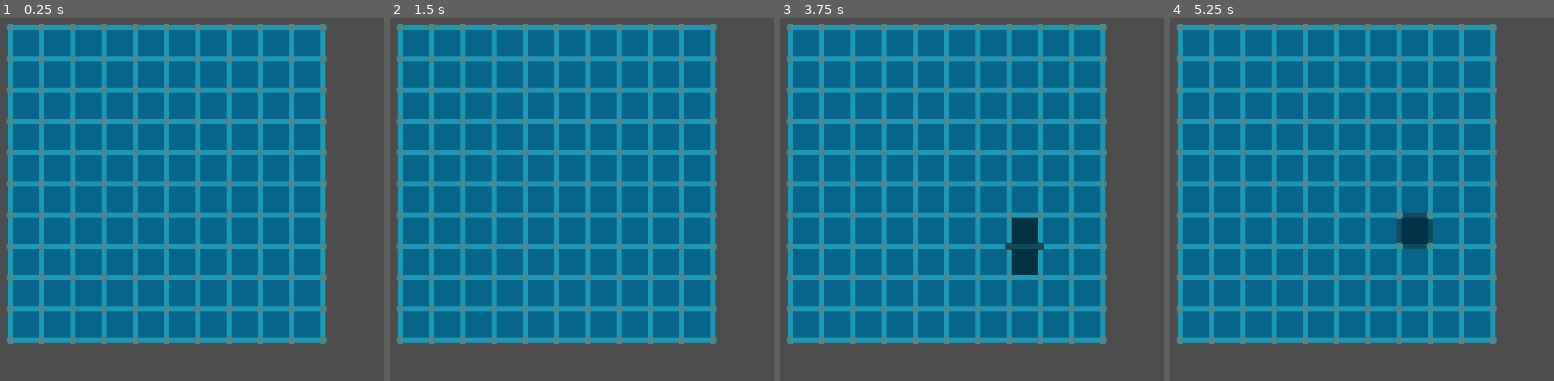
Above: before the commit, frames 1-4 (left to right).
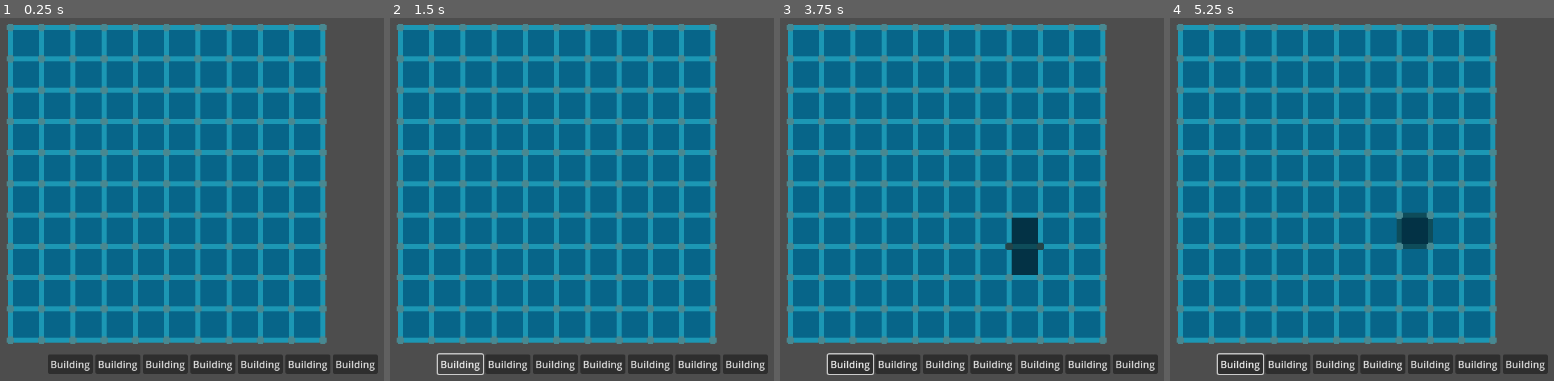
Above: after the commit, the same moments.

Repository: bjornarprytz/beneath-the-surface
Game: Godot game, scene res://main.tscn
Two runs of this game, one before a commit and one after it. Both use one fixed random seed, a clock stepped at 60 frames per second and the inputs below.
Inputs (mouse positions are in pixels of both pictures, inside the frame that each line leads up to):
- Up to frame 1 (0.25 s): no input
- Up to frame 2 (1.5 s): click (459, 362) at 0.5 s, where only the run after the commit has a clickable "Building"; click (459, 362) at 1.25 s, where only the run after the commit has a clickable "Building"
- Up to frame 3 (3.75 s): click (849, 362) at 2 s, where only the run after the commit has a clickable "Building"; tap Enter at 2.75 s; move the mouse to (outside the picture) at 2.77 s; click (outside the picture) at 2.92 s; tap Space at 3.5 s; drag from (979, 224) to (1102, 290) at 3.52 s
- Up to frame 4 (5.25 s): tap Enter at 4.25 s; move the mouse to (outside the picture) at 4.27 s; click (outside the picture) at 4.42 s; tap Space at 5 s; drag from (1492, 290) to (1292, 134) at 5.02 s

The runs differ from the first frame. In frame 1, 3.7% of the frame differs, in the area x 12-99%, y 92-99%; in frame 2, 3.4%; in frame 3, 3.9%, in the area x 11-99%, y 92-99%; in frame 4, 3.9%.

Commit message:
wip build action

Diff:
--- /dev/null
+++ b/src/autoload/actions.gd
@@ -0,0 +1,11 @@
+class_name ActionHandler
+extends Node2D
+
+var buildActionSpawner: PackedScene = preload ("res://systems/actions/build_action.tscn")
+
+func build(hardware: HardwareData, gameState: GameState):
+	var buildAction = buildActionSpawner.instance() as BuildAction
+	buildAction.init(hardware, gameState.map)
+	add_child(buildAction)
+
+	await buildAction.finished
--- /dev/null
+++ b/src/autoload/actions.tscn
@@ -0,0 +1,6 @@
+[gd_scene load_steps=2 format=3 uid="uid://b2yy4qai5csil"]
+
+[ext_resource type="Script" path="res://autoload/actions.gd" id="1_xlxt3"]
+
+[node name="Actions" type="Node2D"]
+script = ExtResource("1_xlxt3")
--- /dev/null
+++ b/src/main.gd
@@ -0,0 +1,4 @@
+class_name GameState
+extends Node2D
+
+@onready var map: Map = $Map
--- a/src/main.tscn
+++ b/src/main.tscn
@@ -1,8 +1,16 @@
-[gd_scene load_steps=2 format=3 uid="uid://dqg7rwwj8naqq"]
+[gd_scene load_steps=4 format=3 uid="uid://dqg7rwwj8naqq"]
 
 [ext_resource type="PackedScene" uid="uid://c2n412is84ugq" path="res://systems/map/map.tscn" id="1_j4qsy"]
+[ext_resource type="Script" path="res://main.gd" id="1_npln2"]
+[ext_resource type="PackedScene" uid="uid://ooqsoaduvaih" path="res://ui/player_hud.tscn" id="3_nnfqs"]
 
-[node name="Node2D" type="Node2D"]
+[node name="Main" type="Node2D"]
+script = ExtResource("1_npln2")
 
 [node name="Map" parent="." instance=ExtResource("1_j4qsy")]
 position = Vector2(79, 81)
+
+[node name="UI" type="CanvasLayer" parent="."]
+
+[node name="PlayerHUD" parent="UI" node_paths=PackedStringArray("gameState") instance=ExtResource("3_nnfqs")]
+gameState = NodePath("../..")
--- a/src/project.godot
+++ b/src/project.godot
@@ -19,6 +19,7 @@
 
 Events="*res://autoload/events.tscn"
 Create="*res://autoload/create.tscn"
+Action="*res://autoload/actions.tscn"
 
 [display]
 
--- /dev/null
+++ b/src/systems/actions/buildAction.gd
@@ -0,0 +1,22 @@
+class_name BuildAction
+extends Node2D
+
+signal finished()
+
+var _hardwareData: HardwareData
+var _map: Map
+
+func init(hardwareData: HardwareData, map: Map) -> void:
+	_hardwareData = hardwareData
+	_map = map
+
+## The build action is to place a piece of hardware on the map
+## If this is fencing, you get to drag a line along the edges
+## If this is a rack, you get to place it on a tile
+## If this is a switch, you get to place it on an intersection ??
+
+func _unhandled_input(event: InputEvent) -> void:
+	## Cancel with mouse 2
+	if event is InputEventMouseButton:
+		if event.button_index == MOUSE_BUTTON_RIGHT and event.pressed:
+			finished.emit()
--- /dev/null
+++ b/src/systems/actions/build_action.tscn
@@ -0,0 +1,6 @@
+[gd_scene load_steps=2 format=3 uid="uid://b31cwpig5j1qv"]
+
+[ext_resource type="Script" path="res://systems/actions/buildAction.gd" id="1_6iril"]
+
+[node name="BuildAction" type="Node2D"]
+script = ExtResource("1_6iril")
--- a/src/systems/map/cross.gd
+++ b/src/systems/map/cross.gd
@@ -1,5 +1,9 @@
 class_name Cross
 extends Node2D
+
+signal hovered(intersection: Cross)
+signal unhovered(intersection: Cross)
+signal clicked(intersection: Cross)
 
 @onready var background1: ColorRect = $Background1
 @onready var background2: ColorRect = $Background2
@@ -36,12 +40,18 @@
 
 func _on_background_mouse_entered() -> void:
 	modulate = Color(0.5, 0.5, 0.5, 1)
-
 	for e in edges:
 		e.modulate = Color(0.5, 0.5, 0.5, 1)
+	hovered.emit(self)
 
 func _on_background_mouse_exited() -> void:
 	modulate = Color(1, 1, 1, 1)
-
 	for e in edges:
 		e.modulate = Color(1, 1, 1, 1)
+	unhovered.emit(self)
+
+func _on_background_gui_input(event: InputEvent) -> void:
+	if event is InputEventMouseButton:
+		var mouseEvent = event as InputEventMouseButton
+		if mouseEvent.button_index == MOUSE_BUTTON_LEFT and mouseEvent.pressed:
+			clicked.emit(self)
--- a/src/systems/map/cross.tscn
+++ b/src/systems/map/cross.tscn
@@ -22,7 +22,9 @@
 pivot_offset = Vector2(20, 11)
 color = Color(0.282353, 0.533333, 0.568627, 1)
 
+[connection signal="gui_input" from="Background1" to="." method="_on_background_1_gui_input"]
 [connection signal="mouse_entered" from="Background1" to="." method="_on_background_mouse_entered"]
 [connection signal="mouse_exited" from="Background1" to="." method="_on_background_mouse_exited"]
+[connection signal="gui_input" from="Background2" to="." method="_on_background_gui_input"]
 [connection signal="mouse_entered" from="Background2" to="." method="_on_background_mouse_entered"]
 [connection signal="mouse_exited" from="Background2" to="." method="_on_background_mouse_exited"]
--- a/src/systems/map/edge.gd
+++ b/src/systems/map/edge.gd
@@ -1,5 +1,9 @@
 class_name Edge
 extends Node2D
+
+signal hovered(edge: Edge)
+signal unhovered(edge: Edge)
+signal clicked(edge: Edge)
 
 @onready var background: ColorRect = $Background
 
@@ -56,21 +60,19 @@
 
 func _on_background_mouse_entered() -> void:
 	background.modulate = Color(0.5, 0.5, 0.5, 1)
-
 	for t in _tiles:
 		t.modulate = Color(0.5, 0.5, 0.5, 1)
-
 	for i in _intersections:
 		i.modulate = Color(0.5, 0.5, 0.5, 1)
+	hovered.emit(self)
 
 func _on_background_mouse_exited() -> void:
 	background.modulate = Color(1, 1, 1, 1)
-
 	for t in _tiles:
 		t.modulate = Color(1, 1, 1, 1)
-
 	for i in _intersections:
 		i.modulate = Color(1, 1, 1, 1)
+	unhovered.emit(self)
 
 static func is_horizontal(coord1: Vector2i, coord2: Vector2i) -> bool:
 	if coord2 - coord1 == Vector2i.RIGHT:
@@ -80,3 +82,9 @@
 	else:
 		assert(false, "Weird edge direction %s" % (coord1 - coord2))
 		return false
+
+func _on_background_gui_input(event: InputEvent) -> void:
+	if event is InputEventMouseButton:
+		var mouseEvent = event as InputEventMouseButton
+		if mouseEvent.button_index == MOUSE_BUTTON_LEFT and mouseEvent.pressed:
+			clicked.emit(self)
--- a/src/systems/map/edge.tscn
+++ b/src/systems/map/edge.tscn
@@ -17,5 +17,6 @@
 pivot_offset = Vector2(0, 20)
 color = Color(0.109804, 0.592157, 0.705882, 1)
 
+[connection signal="gui_input" from="Background" to="." method="_on_background_gui_input"]
 [connection signal="mouse_entered" from="Background" to="." method="_on_background_mouse_entered"]
 [connection signal="mouse_exited" from="Background" to="." method="_on_background_mouse_exited"]
--- a/src/systems/map/map.gd
+++ b/src/systems/map/map.gd
@@ -1,5 +1,9 @@
 class_name Map
 extends Node2D
+
+signal tileHovered(tile: Tile)
+signal edgeHovered(edge: Edge)
+signal intersectionHovered(intersection: Cross)
 
 @onready var tiles = $Tiles
 @onready var edges = $Edges
@@ -25,6 +29,7 @@
 			tile.position = Vector2(x * tileSize, y * tileSize)
 			column.append(tile)
 			tiles.add_child(tile)
+			tile.hovered.connect(_tile_hovered)
 		_tilesLookup.append(column)
 
 	# Create edge columns
@@ -35,6 +40,7 @@
 			edge.position = Vector2(x * tileSize, y * tileSize)
 			column.append(edge)
 			edges.add_child(edge)
+			edge.hovered.connect(_edge_hovered)
 		_edgeColumnLookup.append(column)
 
 	# Create edge rows
@@ -45,6 +51,7 @@
 			edge.position = Vector2(x * tileSize, y * tileSize)
 			row.append(edge)
 			edges.add_child(edge)
+			edge.hovered.connect(_edge_hovered)
 		_edgeRowLookup.append(row)
 
 	# Create intersections (cross)
@@ -55,6 +62,7 @@
 			intersection.position = Vector2(x * tileSize, y * tileSize)
 			edges.add_child(intersection)
 			_intersectionLookup[x].append(intersection)
+			intersection.hovered.connect(_intersection_hovered)
 
 	# Connect edges and tiles
 	for column in _edgeColumnLookup:
@@ -104,3 +112,12 @@
 	if x < 0 or x >= _intersectionLookup.size() or y < 0 or y >= _intersectionLookup[x].size():
 		return null
 	return _intersectionLookup[x][y]
+
+func _tile_hovered(tile: Tile):
+	tileHovered.emit(tile)
+
+func _edge_hovered(edge: Edge):
+	edgeHovered.emit(edge)
+
+func _intersection_hovered(intersection: Cross):
+	intersectionHovered.emit(intersection)
--- a/src/systems/map/tile.gd
+++ b/src/systems/map/tile.gd
@@ -1,5 +1,9 @@
 class_name Tile
 extends Node2D
+
+signal hovered(tile: Tile)
+signal unhovered(tile: Tile)
+signal clicked(tile: Tile)
 
 @onready var background: ColorRect = $Background
 
@@ -47,12 +51,18 @@
 
 func _on_background_mouse_entered() -> void:
 	background.modulate = Color(0.5, 0.5, 0.5, 1)
-
 	for e in _edges:
 		e.modulate = Color(0.5, 0.5, 0.5, 1)
+	hovered.emit(self)
 
 func _on_background_mouse_exited() -> void:
 	background.modulate = Color(1, 1, 1, 1)
-
 	for e in _edges:
 		e.modulate = Color(1, 1, 1, 1)
+	unhovered.emit(self)
+
+func _on_background_gui_input(event: InputEvent) -> void:
+	if event is InputEventMouseButton:
+		var mouseEvent = event as InputEventMouseButton
+		if mouseEvent.button_index == MOUSE_BUTTON_LEFT and mouseEvent.pressed:
+			clicked.emit(self)
--- a/src/systems/map/tile.tscn
+++ b/src/systems/map/tile.tscn
@@ -10,5 +10,6 @@
 offset_bottom = 40.0
 color = Color(0.027451, 0.396078, 0.537255, 1)
 
+[connection signal="gui_input" from="Background" to="." method="_on_background_gui_input"]
 [connection signal="mouse_entered" from="Background" to="." method="_on_background_mouse_entered"]
 [connection signal="mouse_exited" from="Background" to="." method="_on_background_mouse_exited"]
--- /dev/null
+++ b/src/systems/player/player.gd
@@ -0,0 +1,12 @@
+class_name Player
+extends Resource
+
+## Options
+var secrets = 420 # Lives
+var resources: Resources = Resources.new()
+var buildableHardware: Array[HardwareData] = []
+var deployableSoftware: Array[SoftwareData] = []
+
+## In play
+var hardware: Array[Hardware] = []
+var software: Array[Software] = []
--- /dev/null
+++ b/src/ui/hardware_button.tscn
@@ -0,0 +1,13 @@
+[gd_scene format=3 uid="uid://dgslutv75cjw0"]
+
+[node name="HardwareButton" type="AspectRatioContainer"]
+anchors_preset = 15
+anchor_right = 1.0
+anchor_bottom = 1.0
+grow_horizontal = 2
+grow_vertical = 2
+size_flags_vertical = 3
+
+[node name="Button" type="Button" parent="."]
+layout_mode = 2
+text = "Building"
--- /dev/null
+++ b/src/ui/playerHud.gd
@@ -0,0 +1,9 @@
+extends Control
+
+@export var gameState: GameState
+
+@onready var buildingBar: HFlowContainer
+
+func _ready() -> void:
+	## TODO: Populate the UI
+	pass
--- /dev/null
+++ b/src/ui/player_hud.tscn
@@ -0,0 +1,37 @@
+[gd_scene load_steps=3 format=3 uid="uid://ooqsoaduvaih"]
+
+[ext_resource type="Script" path="res://ui/playerHud.gd" id="1_q88xo"]
+[ext_resource type="PackedScene" uid="uid://dgslutv75cjw0" path="res://ui/hardware_button.tscn" id="1_ylk2c"]
+
+[node name="PlayerHUD" type="Control"]
+layout_mode = 3
+anchors_preset = 0
+script = ExtResource("1_q88xo")
+
+[node name="Buildings" type="HFlowContainer" parent="."]
+layout_mode = 0
+offset_left = 139.0
+offset_top = 604.0
+offset_right = 751.0
+offset_bottom = 687.0
+
+[node name="HardwareButton" parent="Buildings" instance=ExtResource("1_ylk2c")]
+layout_mode = 2
+
+[node name="HardwareButton2" parent="Buildings" instance=ExtResource("1_ylk2c")]
+layout_mode = 2
+
+[node name="HardwareButton3" parent="Buildings" instance=ExtResource("1_ylk2c")]
+layout_mode = 2
+
+[node name="HardwareButton4" parent="Buildings" instance=ExtResource("1_ylk2c")]
+layout_mode = 2
+
+[node name="HardwareButton5" parent="Buildings" instance=ExtResource("1_ylk2c")]
+layout_mode = 2
+
+[node name="HardwareButton6" parent="Buildings" instance=ExtResource("1_ylk2c")]
+layout_mode = 2
+
+[node name="HardwareButton7" parent="Buildings" instance=ExtResource("1_ylk2c")]
+layout_mode = 2
